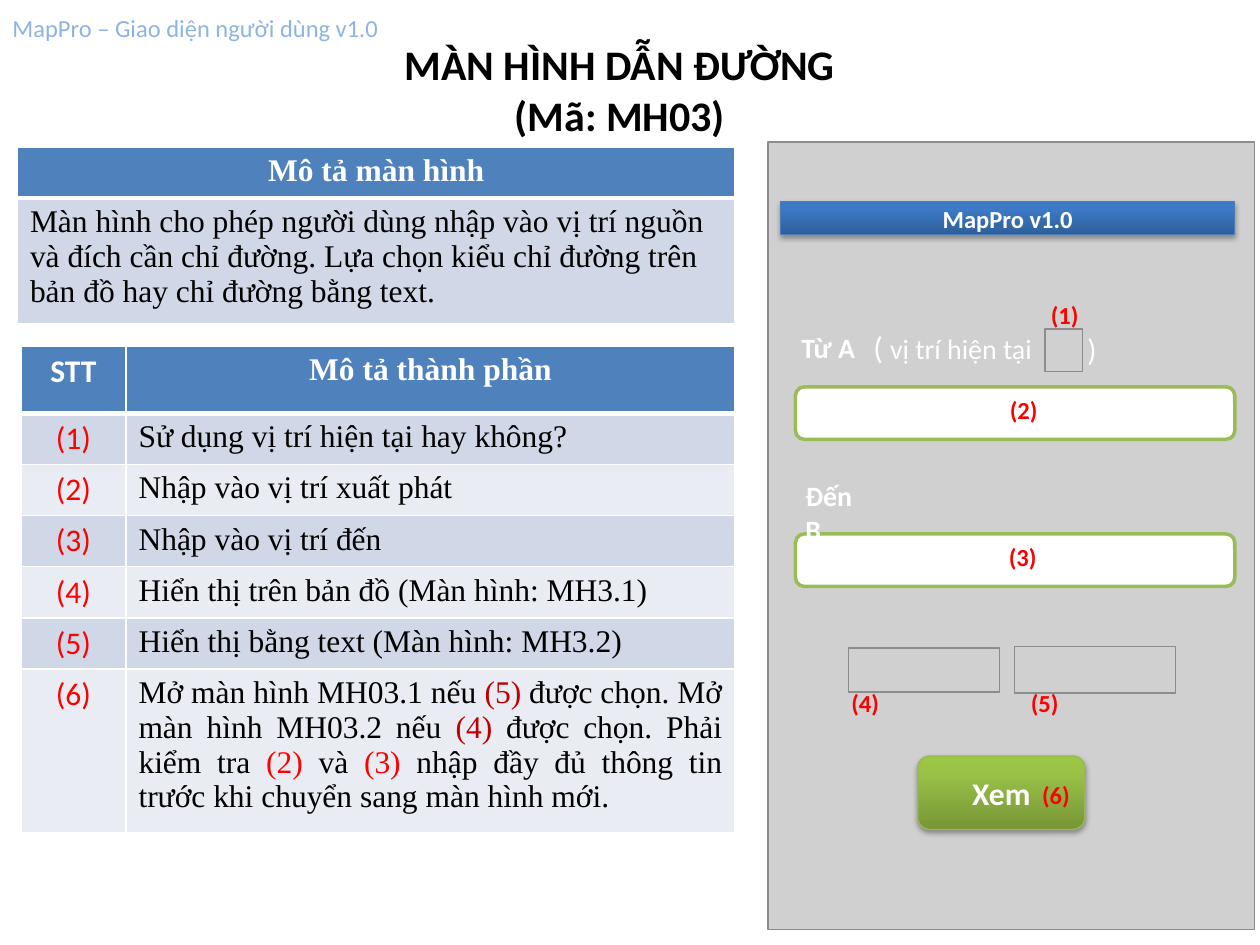
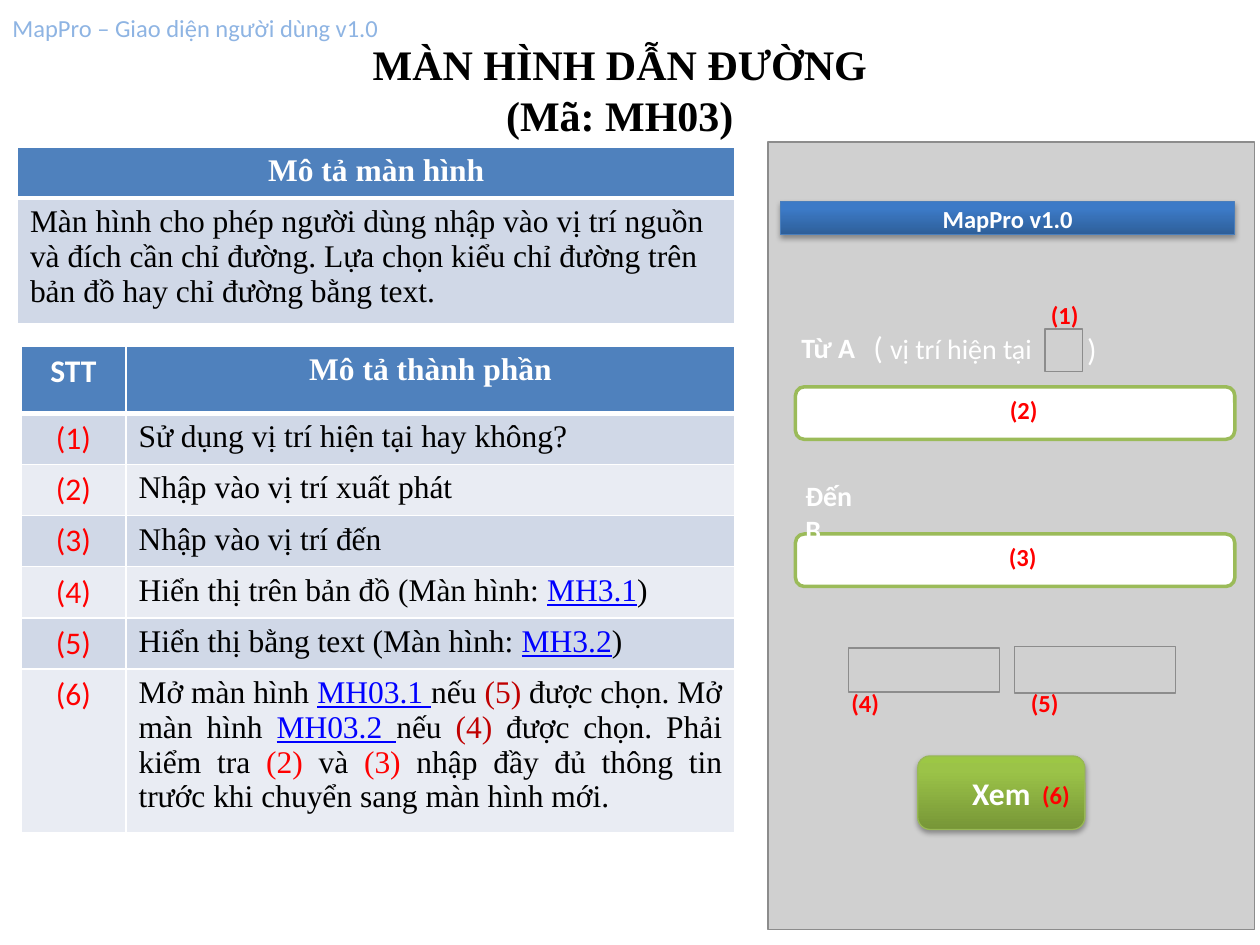
Before and after one commit to hungdien/google-map-api-and-map-on-android, a slide deck: slide 8 of Design/User Interface Design.pptx. Drawn at 1260x945 pixels with LibreOffice and Linux fonts; fonts in the diff are those of the drawing; grey boxes stand for pictures. Boxes give left, top, right and bottom in pixels: in the first picture for what was removed or moved away, otherwise in the second. Text is boxed around its words. In the diff, an @@ line names an element or a change of style, - is before the commit and + after.

```diff
--- a/Design/User Interface Design.pptx
+++ b/Design/User Interface Design.pptx
@@ text "MÀN HÌNH DẪN ĐƯỜNG" at [373,47,866,140]: font Calibri to Times New Roman @@
@@ table at [21,346,735,833] @@
@@ text colour #000000 to #0000FF, underline on in "MH3.1)", "MH3.2)", "MH03.1 MH03.2" @@
```
Also in this commit, not shown: 10 other slides changed.
